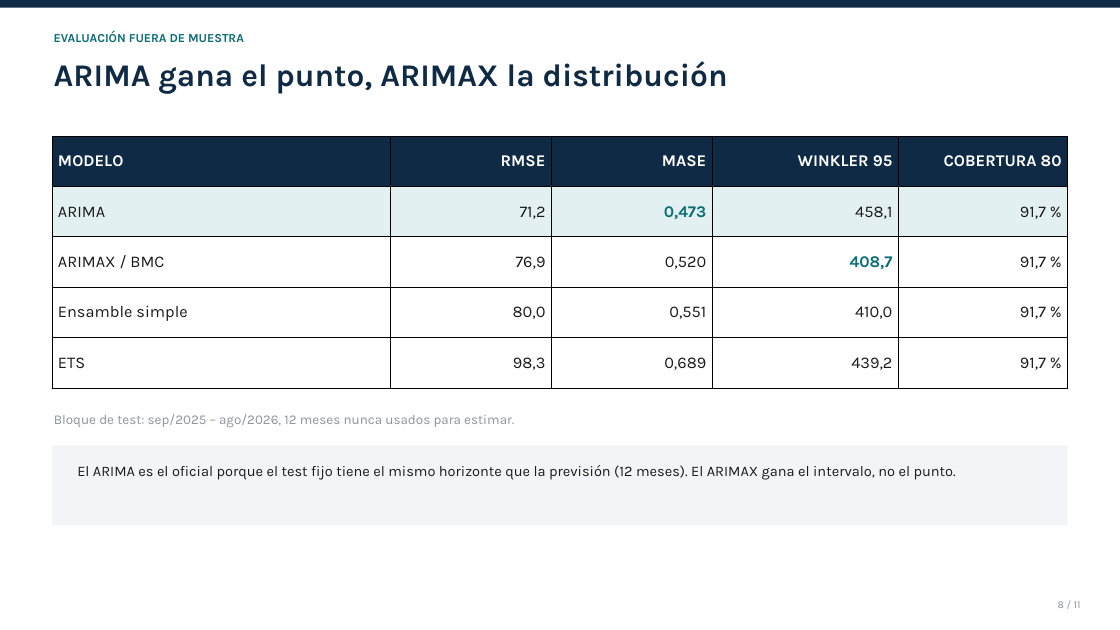
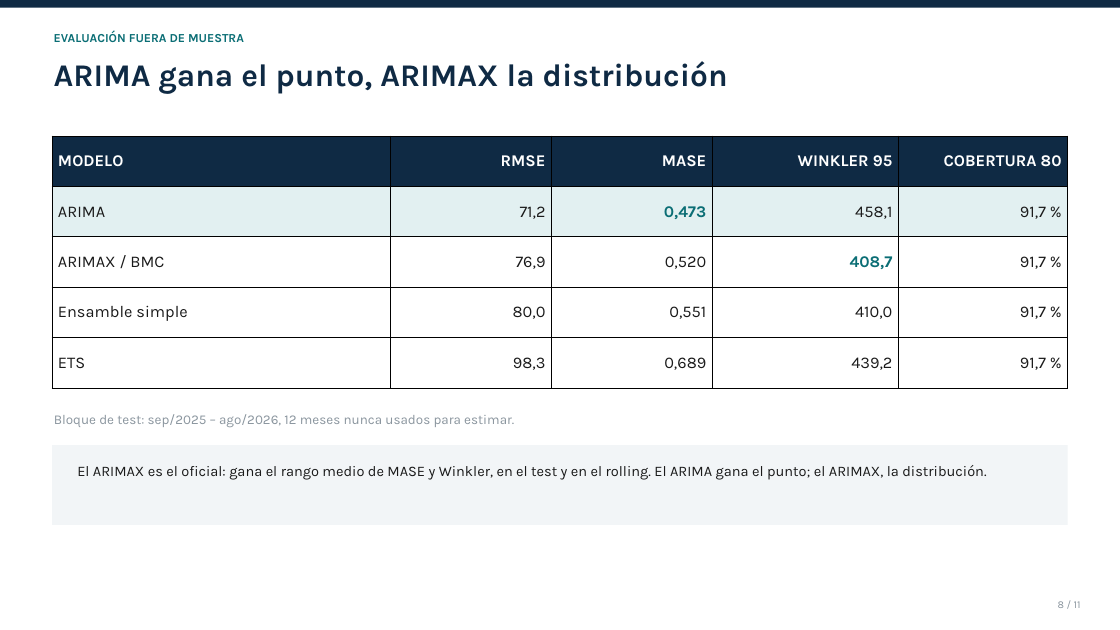
Before and after one commit to Yennzygame/Light_SESA_IND2616, a slide deck: slide 8 of 5_estudio/SLIDES_10MIN.pptx. Drawn at 1120x630 pixels with LibreOffice and Linux fonts; fonts in the diff are those of the drawing. Boxes give left, top, right and bottom in pixels: in the first picture for what was removed or moved away, otherwise in the second. Text is boxed around its words. In the diff, an @@ line names an element or a change of style, - is before the commit and + after.

```diff
--- a/5_estudio/SLIDES_10MIN.pptx
+++ b/5_estudio/SLIDES_10MIN.pptx
@@ text at <box>77,465,986,480</box>: text changed @@
-El ARIMA es el oficial porque el test fijo tiene el mismo horizonte que la previsión (12 meses). El ARIMAX gana el intervalo, no el punto.
+El ARIMAX es el oficial: gana el rango medio de MASE y Winkler, en el test y en el rolling. El ARIMA gana el punto; el ARIMAX, la distribución.
```
Also in this commit, not shown: 7 other slides changed, 3 other files.
